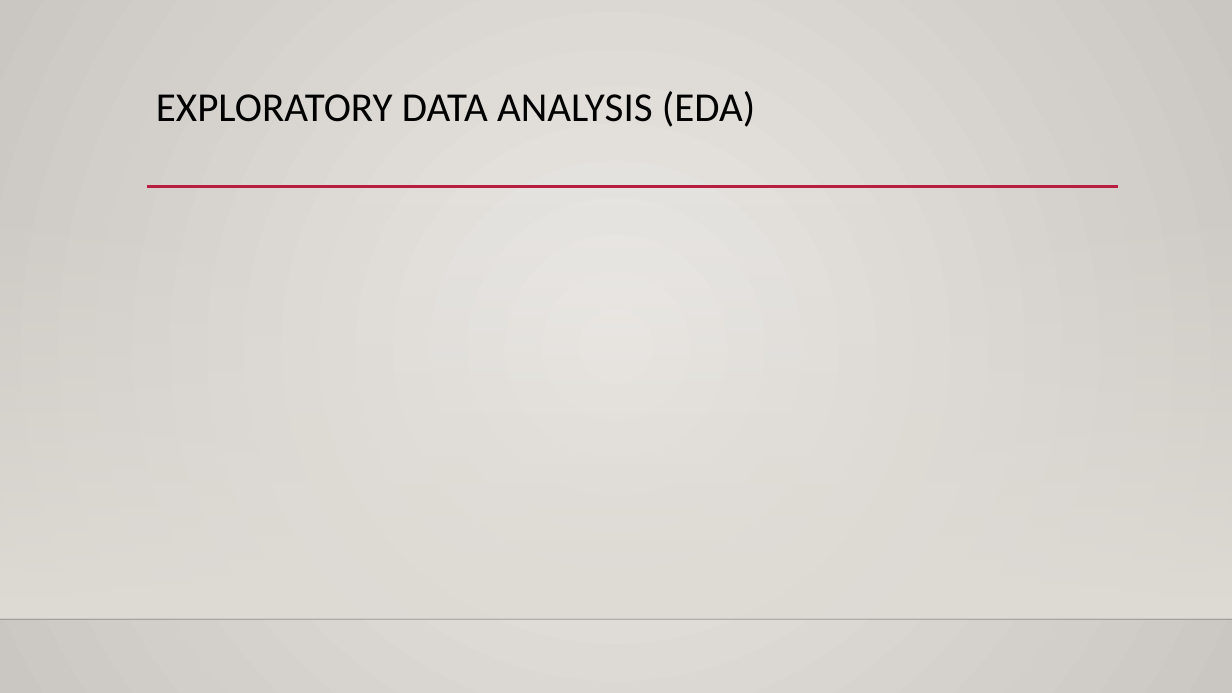
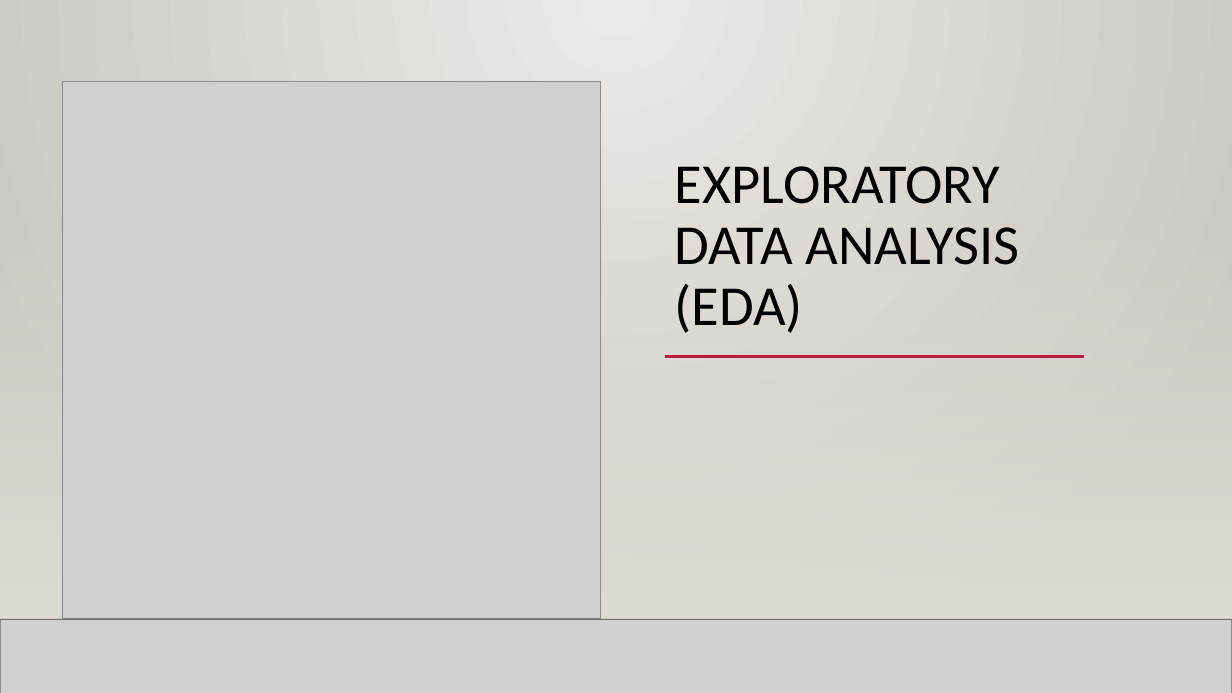
Before and after one commit to djdrjeff/phase3project_KelvinNjenga, a slide deck: slide 4 of Presentation1.pptx. Drawn at 1232x693 pixels with LibreOffice and Linux fonts; fonts in the diff are those of the drawing; grey boxes stand for pictures; background and template pictures are left out. Boxes give left, top, right and bottom in pixels: in the first picture for what was removed or moved away, otherwise in the second. Text is boxed around its words. In the diff, an @@ line names an element or a change of style, - is before the commit and + after.

```diff
--- a/Presentation1.pptx
+++ b/Presentation1.pptx
@@ rectangle added at bbox=[0, 0, 1232, 693], fill gradient #ECEAE7 to #CAC7C1 @@
@@ picture added at bbox=[63, 81, 601, 618] @@
@@ title "EXPLORATORY DATA ANALYSIS (EDA)": place and size @@
-title "EXPLORATORY DATA ANALYSIS (EDA)" at bbox=[156, 91, 755, 127]
+title "EXPLORATORY DATA ANALYSIS (EDA)" at bbox=[675, 166, 1019, 333]
@@ title "EXPLORATORY DATA ANALYSIS (EDA)" at bbox=[675, 166, 1019, 333]: size 32 to 44 pt; vertical alignment top to bottom @@
@@ rectangle added at bbox=[0, 204, 1232, 619], fill gradient #DFDBD5 @@
@@ rectangle added at bbox=[0, 204, 1232, 619], fill gradient #DFDBD5 @@
@@ line added from (244, 357) to (1117, 357), #B71E42 2.5 pt @@
@@ line added from (665, 357) to (1084, 357), #B71E42 2.5 pt @@
@@ line added from (0, 619) to (1232, 619), #000001 1 pt @@
@@ picture added at bbox=[0, 619, 1232, 693] @@
@@ line added from (0, 619) to (1232, 619), #000001 1 pt @@
```
Also in this commit, not shown: 1 slide added.
